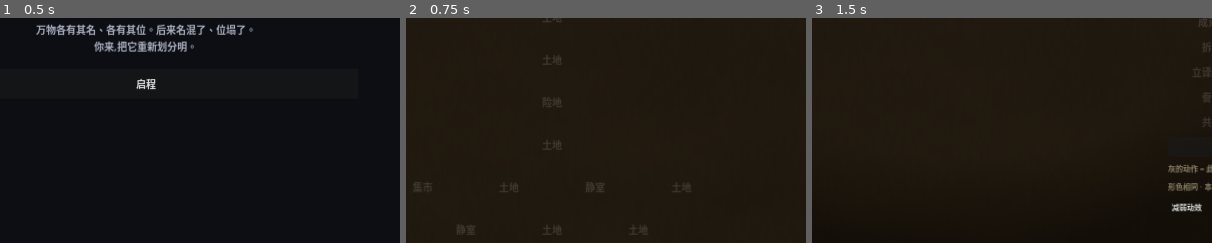
Above: before the commit, frames 1-3 (left to right).
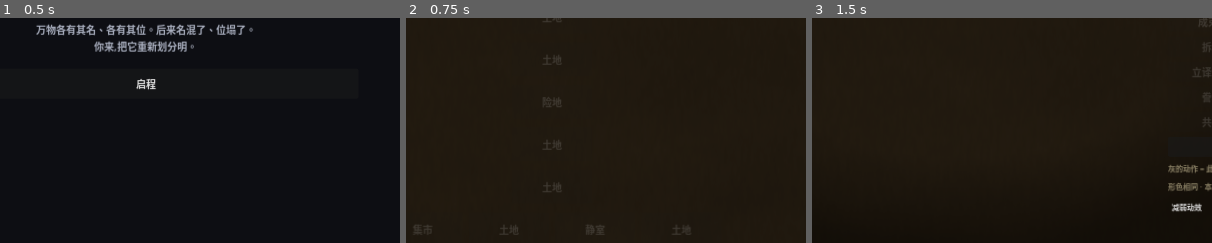
Above: after the commit, the same moments.

Repository: HelloKuoty/bounds
Game: Godot game, scene res://scenes/main/Main.tscn
Two runs of this game, one before a commit and one after it. Both use one fixed random seed, a clock stepped at 60 frames per second and the inputs below.
Inputs:
- Up to frame 1 (0.5 s): no input
- Up to frame 2 (0.75 s): click "启程" at 0.5 s
- Up to frame 3 (1.5 s): click "土地" at 1.25 s
The pictures show only the part of the screen within x 32-82%, y 49-99%; the shares and areas given below are measured in that part.

Frame 1 is identical in both runs. In frame 2, 0.6% of the frame differs, in the area x 2-71%, y 72-97%; in frame 3, nothing differs.

Commit message:
iter-31: 传令链 — the dormant herald engine becomes a new puzzle type (user's pick)
用户选"传令链新玩法"(真·新机制, board herald引擎尘封已久从未上过关):
- TerritoryData+board_state: heralds字段 + 新失稳 severed_chain(令的链子被界隔断、断处需译者石接上)
- 新关「传令所」: 同名两钟须画界分开, 一分开就切断了传令链 → 断处架译者石让令传过去; 接入强制教学层(每run必经, 不可绕)
- 去保姆化引导 G_TEACH_HERALD(教概念不点棋子); smoke求解器handle severed_chain + 测试(切断→架桥→清)
- +test → 110绿, smoke通关(必经传令所), LOAD 0. 重导出网页.
可见的"信号涟漪传递"动画 = iter-32(纯视觉/需真人).

Co-Authored-By: Claude Opus 4.8 (1M context) <noreply@anthropic.com>

Diff:
--- a/data/territories.json
+++ b/data/territories.json
@@ -192,6 +192,22 @@
         {"id": "grain", "label": "谷", "glyph": "谷", "meaning": "grain", "kind": "living"},
         {"id": "tool", "label": "器具", "glyph": "具", "meaning": "tool", "kind": "living"},
         {"id": "cloth", "label": "布匹", "glyph": "布", "meaning": "cloth", "kind": "living"}
+      ]
+    },
+    {
+      "id": "herald_house",
+      "name": "传令所",
+      "intro": "一道令要顺着信使一环环传到头。可这里两样都唤作「钟」、意各不同,须分开 —— 一分开,传令的链子也断在了界上。在断处架座译者石,让令接着传过去。",
+      "concord_target": 1,
+      "blight_max": 30,
+      "insight": 3,
+      "pieces": [
+        {"id": "summon", "label": "起令的钟", "glyph": "钟", "meaning": "bell_summon", "kind": "living"},
+        {"id": "courier", "label": "传令的信使", "glyph": "信", "meaning": "courier", "kind": "living"},
+        {"id": "answer", "label": "应令的钟", "glyph": "钟", "meaning": "bell_answer", "kind": "living"}
+      ],
+      "heralds": [
+        {"id": "the_decree", "label": "这道令", "chain": ["summon", "courier", "answer"]}
       ]
     },
     {
--- a/scripts/autoload/run_manager.gd
+++ b/scripts/autoload/run_manager.gd
@@ -13,6 +13,7 @@
 	[{"type": "territory", "terr": "two_markets"}],         # 学:誊本
 	[{"type": "elite", "terr": "shared_well"}],             # 学:共享
 	[{"type": "territory", "terr": "the_seep"}],            # 学:用界遏制蔓延
+	[{"type": "territory", "terr": "herald_house"}],        # 学:传令链(画界会切断令的传递,在断处架译者石接上)
 	# 教学全过后才放开分叉(有选择,但不会撞上没学过的招)
 	[{"type": "bazaar", "terr": ""}, {"type": "territory", "terr": "two_faced"}, {"type": "sanctum", "terr": ""}, {"type": "territory", "terr": "knot_ford"}],  # 分叉:连环渡(交错连环)
 	[{"type": "sanctum", "terr": ""}, {"type": "territory", "terr": "scroll_bond"}, {"type": "territory", "terr": "two_names"}],  # 分叉:契卷堂 / 名障镇
--- a/scripts/board/board_state.gd
+++ b/scripts/board/board_state.gd
@@ -53,6 +53,7 @@
 var clusters: Array = []           # [{ id, label, members:Array }] from the territory
 var links: Array = []              # [{ id, label, a, b }] pieces that must communicate
 var demands: Array = []            # [{ id, anchor, glyph, meaning }] a region needs this token-value
+var heralds: Array = []            # [{ id, label, chain:Array }] a signal must relay end to end
 var translators: Array = []        # sorted [r1, r2] region pairs that have a translator
 var _next_region := 1
 var _next_bundle := 1
@@ -95,6 +96,7 @@
 	clusters = t.clusters.duplicate(true)
 	links = t.links.duplicate(true)
 	demands = t.demands.duplicate(true)
+	heralds = t.heralds.duplicate(true)
 	translators.clear()
 	_subs.clear()
 	_next_copy = 1
@@ -164,6 +166,18 @@
 				break
 		if not met:
 			out.append({"type": "shortage", "demand": d["id"]})
+	# severed_chain: a relay (herald) whose signal can't cross a border — a
+	# consecutive pair split across regions with no translator to carry it across.
+	for hd in heralds:
+		var hchain: Array = hd["chain"]
+		for hi in range(hchain.size() - 1):
+			var ha: String = hchain[hi]
+			var hb: String = hchain[hi + 1]
+			if not pieces.has(ha) or not pieces.has(hb):
+				continue
+			if pieces[ha]["region"] != pieces[hb]["region"] and not _has_translator(pieces[ha]["region"], pieces[hb]["region"]):
+				out.append({"type": "severed_chain", "herald": hd["id"]})
+				break
 	# exposed: in a spreading land, a clean piece sharing a region with a corrupted
 	# one is in danger — wall it away before the rot reaches it.
 	if spreading:
--- a/scripts/data/territory_data.gd
+++ b/scripts/data/territory_data.gd
@@ -21,6 +21,10 @@
 # holds `anchor` must contain a (non-stale) token of this glyph+meaning, else it
 # runs short. Tokens can be copied to satisfy demands; living things cannot.
 var demands: Array = []
+# Declared heralds: each { id, label, chain:Array[piece_id] }. A signal must relay
+# along the chain end to end; a consecutive pair split across a border with no
+# translator severs it (a "severed_chain"). The unused board herald engine, surfaced.
+var heralds: Array = []
 
 
 static func from_dict(d: Dictionary) -> TerritoryData:
@@ -39,4 +43,5 @@
 	t.clusters = d.get("clusters", [])
 	t.links = d.get("links", [])
 	t.demands = d.get("demands", [])
+	t.heralds = d.get("heralds", [])
 	return t
--- a/scripts/ui/territory_view.gd
+++ b/scripts/ui/territory_view.gd
@@ -48,6 +48,7 @@
 const G_TEACH_TRANSLATOR := "界隔开了两片地,有些事仍要往来。【立译者石】在两片地间架一座通路 —— 找那对隔界相望、却还连着的。"
 const G_TEACH_SHORTAGE := "此地缺一味。筹码可【誊本】誊来一份;独一份的活物只能【共享】(有代价) —— 看缺的是什么。"
 const G_TEACH_EXPOSED := "腐斑要漫开了。【画界】把近旁的好东西围到界外 —— 趁它还没沾上。"
+const G_TEACH_HERALD := "一道令要顺着信使一环环传到头,半路被界隔断了 —— 在断处【立译者石】,让令接着传过去。"
 const G_LOOK := "土地不安 —— 细看名与形,自寻其谬。"
 const G_SETTLED := "土地已然安宁。按「结束回合」,静观其变。"
 const G_CLEARED := "此地已净。"
@@ -385,8 +386,14 @@
 	if regions.size() < 2:
 		_set_hint("需选中跨越两片区域的棋子")
 		return
+	var fixing_herald := false
+	for inst in board.instabilities():
+		if inst["type"] == "severed_chain":
+			fixing_herald = true
 	board.place_translator(regions[0], regions[1])
 	taught["translator"] = true
+	if fixing_herald:
+		taught["herald"] = true
 	_set_hint("")
 	_rebuild()
 
@@ -645,6 +652,8 @@
 			_guide.text = G_LOOK if (taught.get("copy", false) or taught.get("share", false)) else G_TEACH_SHORTAGE
 		"exposed":
 			_guide.text = G_LOOK if taught.get("wall", false) else G_TEACH_EXPOSED
+		"severed_chain":
+			_guide.text = G_LOOK if taught.get("herald", false) else G_TEACH_HERALD
 
 
 ## A verb button lights up only when the board currently has a problem it solves
@@ -663,7 +672,7 @@
 	_set_verb("wall", types.has("name_overload") or types.has("exposed"))
 	_set_verb("bundle", types.has("unguarded_cluster"))
 	_set_verb("split", types.has("bloated_bundle"))
-	_set_verb("translator", types.has("clash"))
+	_set_verb("translator", types.has("clash") or types.has("severed_chain"))
 	_set_verb("copy", types.has("shortage") and has_fresh_token)
 	_set_verb("share", types.has("shortage"))
 
--- a/tests/smoke_full_run.gd
+++ b/tests/smoke_full_run.gd
@@ -134,9 +134,30 @@
 				if clean.is_empty():
 					return false
 				board.draw_wall(clean)
+			"severed_chain":
+				var hh := _herald(board, inst["herald"])
+				if hh.is_empty():
+					return false
+				var acted := false
+				var hchain: Array = hh["chain"]
+				for ci in range(hchain.size() - 1):
+					var ha: String = hchain[ci]
+					var hb: String = hchain[ci + 1]
+					if board.pieces.has(ha) and board.pieces.has(hb) and board.region_of(ha) != board.region_of(hb):
+						board.place_translator(board.region_of(ha), board.region_of(hb))
+						acted = true
+				if not acted:
+					return false
 			_:
 				return false
 	return board.cleared
+
+
+func _herald(board: BoardState, hid: String) -> Dictionary:
+	for h in board.heralds:
+		if h["id"] == hid:
+			return h
+	return {}
 
 
 func _cluster_members(board: BoardState, cid: String) -> Array:
--- a/tests/test_decision_depth.gd
+++ b/tests/test_decision_depth.gd
@@ -119,3 +119,19 @@
 	GameState.record_stars("the_crossing", 3)  # a better run — taken
 	assert_eq(int(GameState.best_stars["the_crossing"]), 3, "improves on a better run")
 	GameState.best_stars.clear()  # reset for other tests
+
+
+func test_herald_chain_severs_then_bridges() -> void:
+	# iter-31 传令链: a 令 must relay end to end. Walling the 钟 clash apart cuts the
+	# relay on the new border — bridge it with a translator so the signal carries.
+	var board := BoardState.new()
+	board.load_territory(TerritoryDatabase.get_territory("herald_house"))
+	assert_eq(board.instabilities().size(), 1, "starts with just the 钟 clash; the relay is intact")
+	var r := board.draw_wall(["answer"])  # fix the clash — but it severs the relay at the border
+	var types := {}
+	for inst in board.instabilities():
+		types[inst["type"]] = true
+	assert_true(types.has("severed_chain"), "walling the relay apart severs the herald")
+	assert_false(board.cleared, "a severed relay isn't done — the 令 can't reach the end")
+	board.place_translator(BoardState.FIELD_REGION, r)  # bridge the break → the 令 carries again
+	assert_true(board.cleared, "bridging the severed relay clears it")
--- a/tests/test_no_jargon.gd
+++ b/tests/test_no_jargon.gd
@@ -34,6 +34,7 @@
 	for s in [
 		TerritoryView.G_TEACH_WALL, TerritoryView.G_TEACH_BUNDLE, TerritoryView.G_TEACH_SPLIT,
 		TerritoryView.G_TEACH_TRANSLATOR, TerritoryView.G_TEACH_SHORTAGE, TerritoryView.G_TEACH_EXPOSED,
+		TerritoryView.G_TEACH_HERALD,
 		TerritoryView.G_LOOK, TerritoryView.G_SETTLED, TerritoryView.G_CLEARED,
 	]:
 		out.append(s)
--- a/tests/test_run_manager.gd
+++ b/tests/test_run_manager.gd
@@ -59,7 +59,7 @@
 			var terr: String = RunManager.node(by_layer[ly][0])["territory_id"]
 			if terr != "":
 				forced[terr] = true
-	for must in ["the_crossing", "the_counting_house", "the_archive", "the_two_tongues", "two_markets", "shared_well", "the_seep"]:
+	for must in ["the_crossing", "the_counting_house", "the_archive", "the_two_tongues", "two_markets", "shared_well", "the_seep", "herald_house"]:
 		assert_true(forced.has(must), "%s sits on the forced teaching backbone (unskippable)" % must)
 
 
Not shown, changed: docs/index.html
Not shown, changed: docs/index.pck
Not shown, added: team/iterations/iter-31.md
